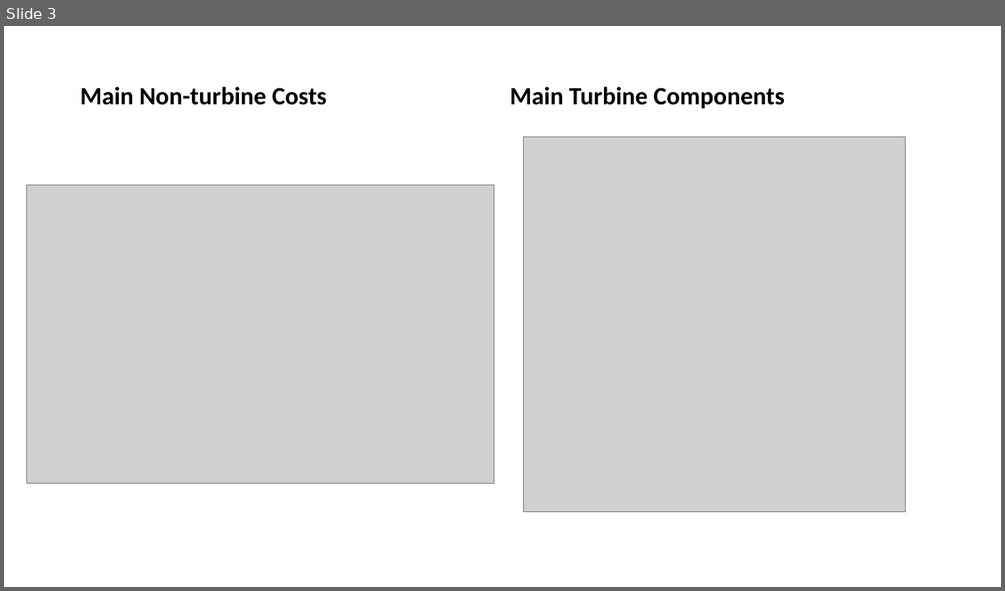
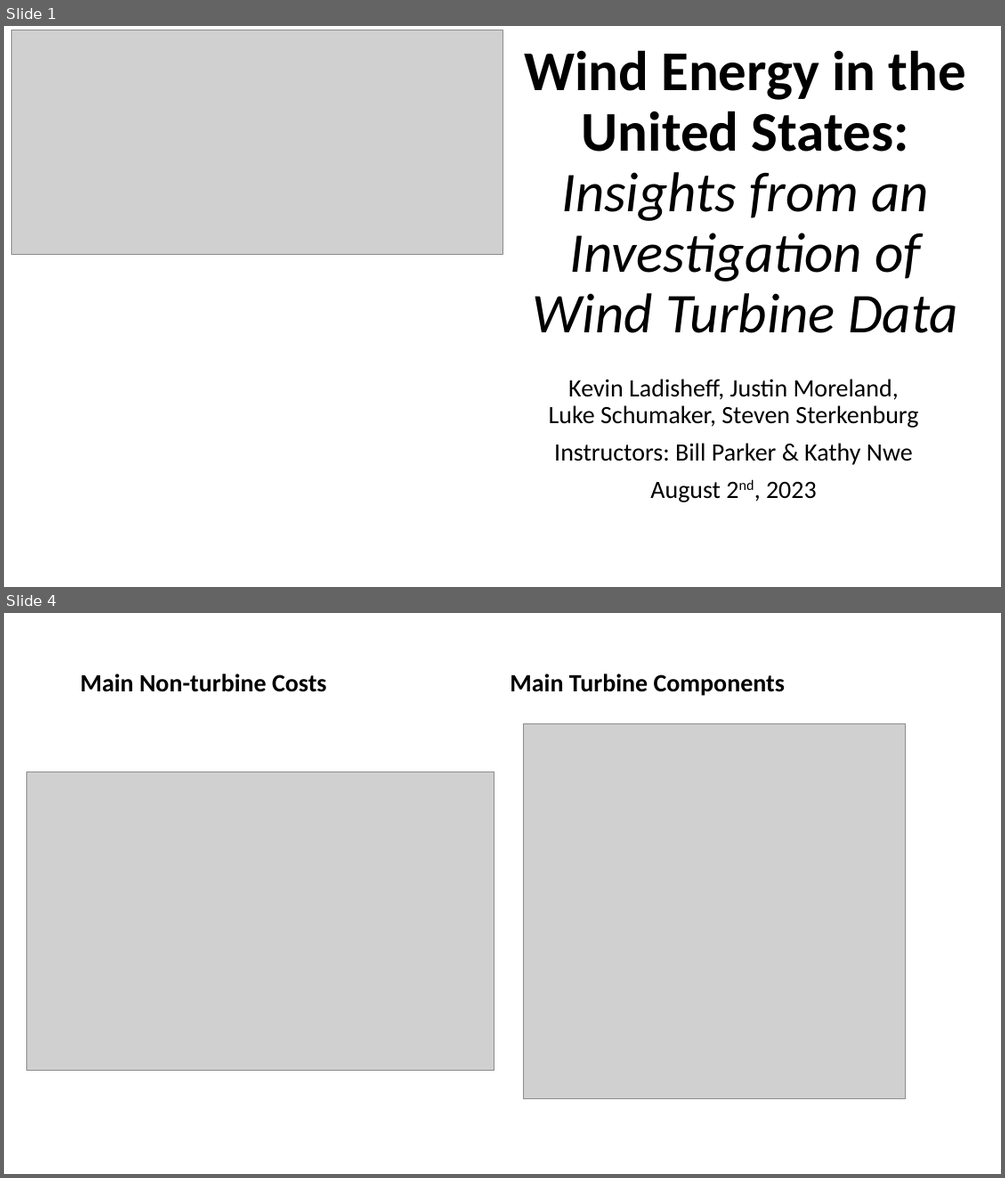
Before and after one commit to Sasterk/WindTurbineProject, a slide deck: Project1 ASU bootcamp.pptx. Shown one above the other, each under a label of ours: slide 3 before the commit, slides 1 and 4 after it; the slides between them are not shown. The pictures are 1005x591 and 1005x1178 pixels, drawn with LibreOffice and Linux fonts; fonts in the diff are those of the drawing; grey boxes stand for pictures. Boxes give left, top, right and bottom in pixels: in the first picture for what was removed or moved away, otherwise in the second. Text is boxed around its words. In the diff, an @@ line names an element or a change of style, - is before the commit and + after.

```diff
--- a/Project1 ASU bootcamp.pptx
+++ b/Project1 ASU bootcamp.pptx
@@ slide 1 added at (4, 26, 1001, 587), background #FFFFFF @@
@@ picture added at (11, 30, 502, 255) @@
@@ title added at (524, 50, 966, 333), 54 pt, text #000000, italic @@
+Wind Energy in the United States:
+Insights from an Investigation of Wind Turbine Data
@@ subtitle added at (549, 378, 918, 502), 24 pt, text #000000 @@
+Kevin Ladisheff, Justin Moreland, Luke Schumaker, Steven Sterkenburg
+Instructors: Bill Parker & Kathy Nwe
+August 2nd, 2023
@@ what was slide 3 is now slide 4 @@
```
Also in this commit, not shown: 3 other slides added, 1 slide removed, 1 other file.
